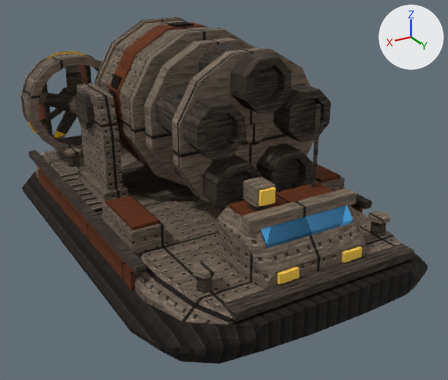
One commit to the Blender file tools/lowforge/models/cottonmouth.blend: the scene before it, then after it.
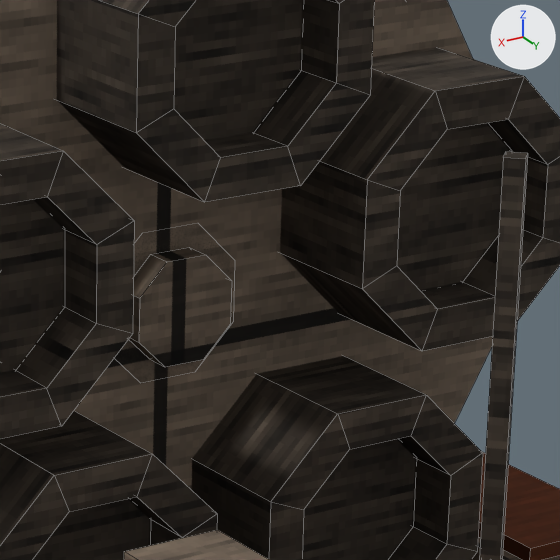
There are two pictures of each version: one whole from a camera (50 mm lens) standing at (46.6, 84.6, 56.7) and looking at (-2.0, 3.7, 16.3), one close up on the part from 49% to 73% of the width and 20% to 48% of the height. Arrows for +X, +Y and +Z are at upper right; the lights stay in place. The older version's two pictures come first. The close-ups show mesh edges as thin lines.

The first close-up shows 'antenna', 'bore_floor', 'collar.001', 'locker_lid', 'muzzle', 'muzzle.001', 'muzzle.002', 'muzzle.003', 'muzzle.004', 'searchlight_housing', 'spindle', 'spindle_cap' and 1 more.
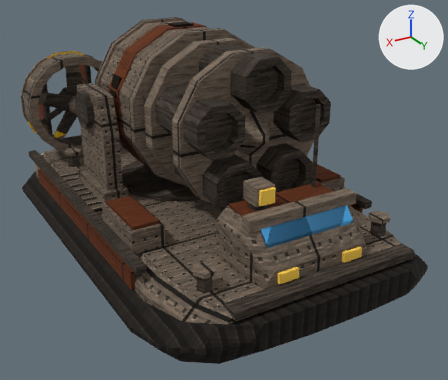
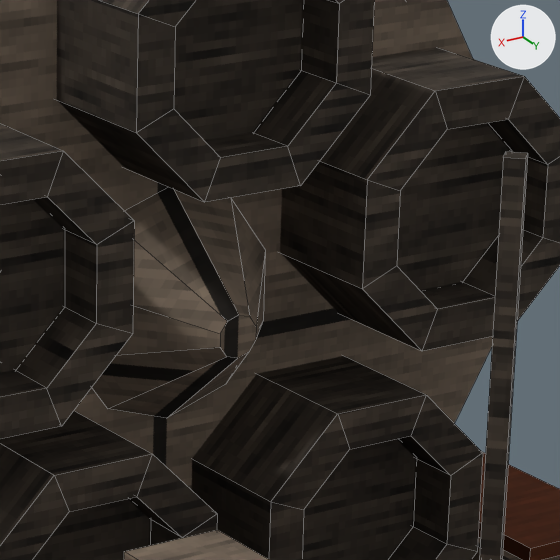
The change in detail:
me_spindle_cap is used by ob_spindle_cap; parent ob_joint_drum; location (0.0, 0.0, 0.0).
me_spindle_cap had 16 vertices, 10 faces and spanned x -1.48..1.48, y 14.7..15.5, z 28.02..30.98.
me_spindle_cap now has 20 vertices, 12 faces and spans x -3.14..3.14, y 14.7..18.0, z 26.2..32.8.
me_spindle_cap part 1: the whole mesh is rebuilt.

Where the change shows, as pixel boxes (x1, y1, x2, y2) in the close-ups (560 x 560 px):
'spindle_cap', reshaped (69% wider, 93% taller): before (129, 248, 231, 367); after (92, 187, 265, 418)
